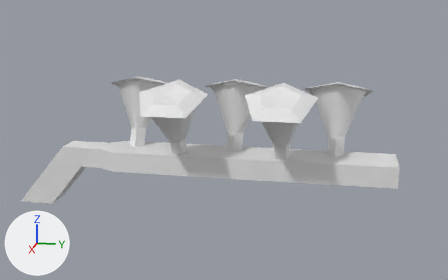
The FBX model Assets/ueda/Factory/factory_line_b.FBX as it was, and as the next commit left it.
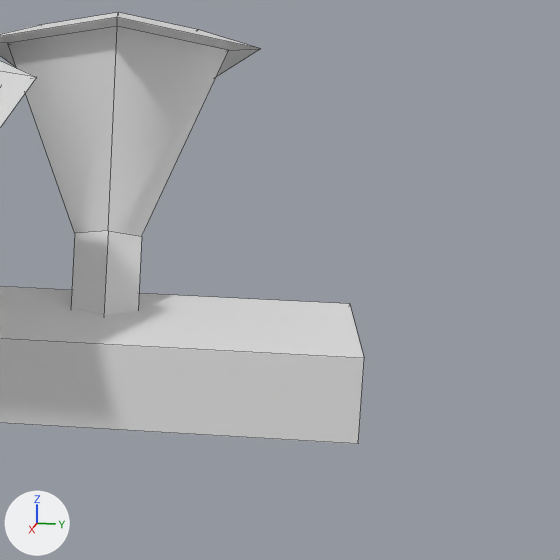
Each version appears first whole from a 50 mm camera at (2.688, 0.666, 0.82) aimed at (-0.019, 0.125, 0.143), and next in a close-up on the part from 69% to 100% of the width and 28% to 78% of the height. Arrows for +X, +Y and +Z are at lower left; the lights stay in place. The close-ups show mesh edges as thin lines. Where no turn or scale is listed for an object, it has been applied to the vertices.

The first close-up shows 'line_b'.
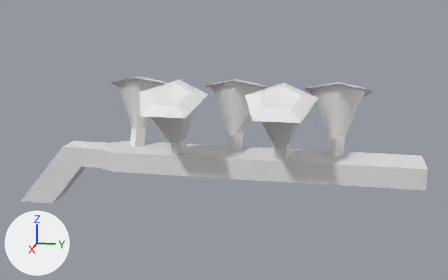
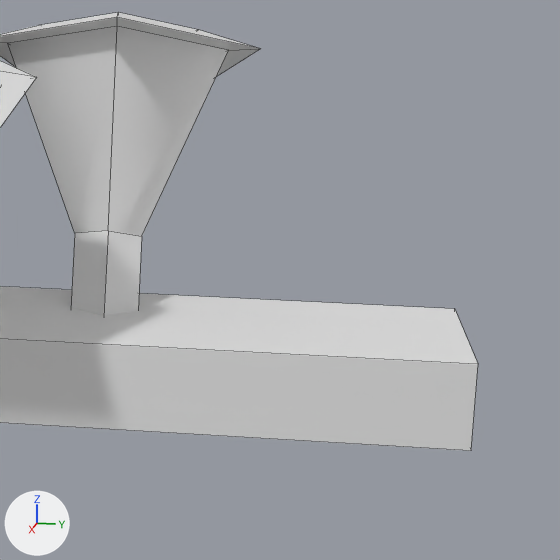
The newer file is also rescaled (x2.639), turned or shifted as a whole; pictures and numbers use the older file's frame.

Where the change shows, as pixel boxes (x1, y1, x2, y2) in the close-ups (560 x 560 px; the box of a moved part takes in the faces that stretch with it):
```json
{"object": "line_b", "change": "reshaped", "before": [0, 12, 364, 444], "after": [0, 12, 478, 451]}
{"part": 1, "of": "me_mesh", "change": "moved or reshaped", "before": [7, 288, 364, 444], "after": [7, 288, 478, 451]}
```

Edits to the scene script, one JSON object a line:
```json
{"block": "me_mesh", "where": "me_mesh.from_pydata(...)  # 150 vertices, 148 faces; spans x -0.28..0.28, y -0.87..0.89, z -0.19..0.42"}
{"block": "me_mesh", "where": "# used by ob_line_b; location = (0.0, 0.0, 0.0)"}
{"block": "me_mesh", "where": "# before: 2 (-0.11, 0.89, 0.0), 3 (0.11, 0.89, 0.0) at pixel (358, 443), 6 (-0.11, 0.89, 0.09) at pixel (349, 303), 7 (0.11, 0.89, 0.09) at pixel (364, 358)"}
{"block": "me_mesh", "change": "me_mesh part 1"}
{"op": "add", "block": "me_mesh", "code": "for i in [2, 3, 6, 7]: me_mesh.vertices[i].co += Vector((0.0, 0.11, 0.0))"}
```
